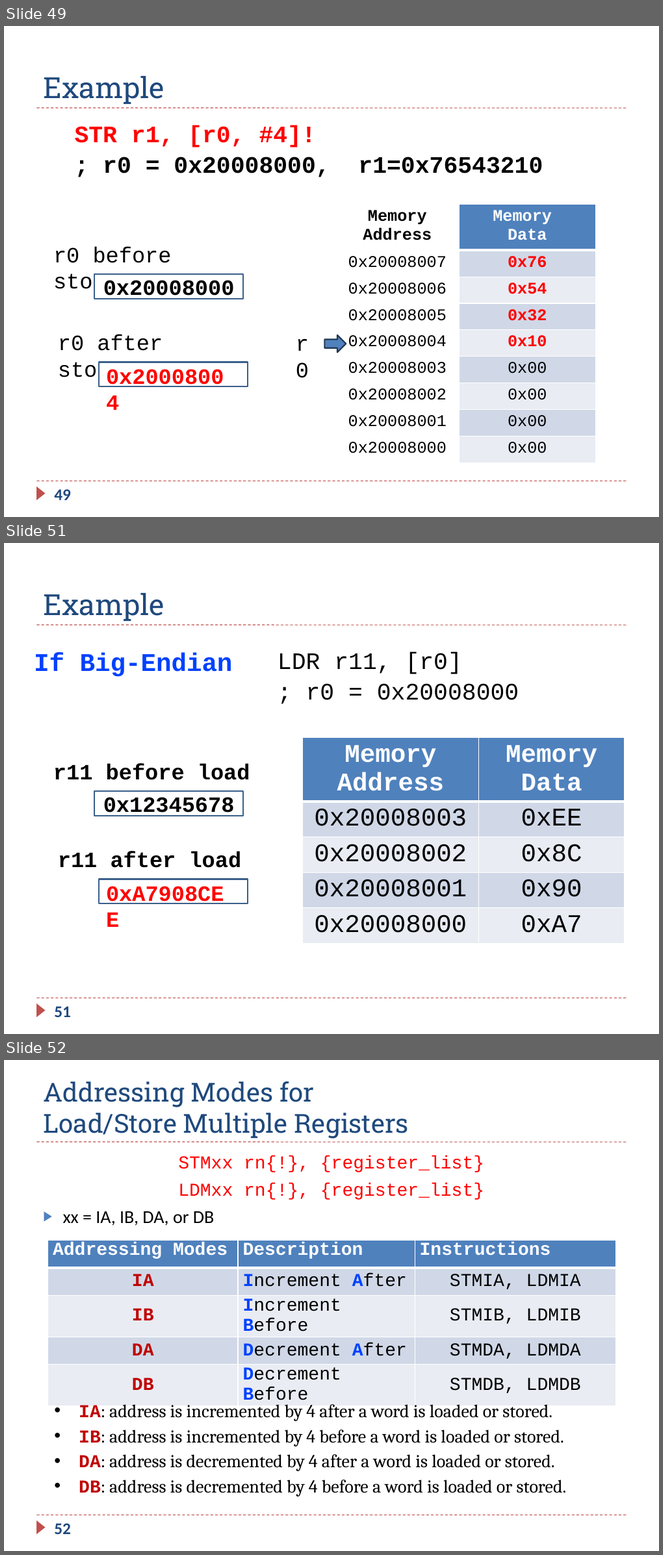
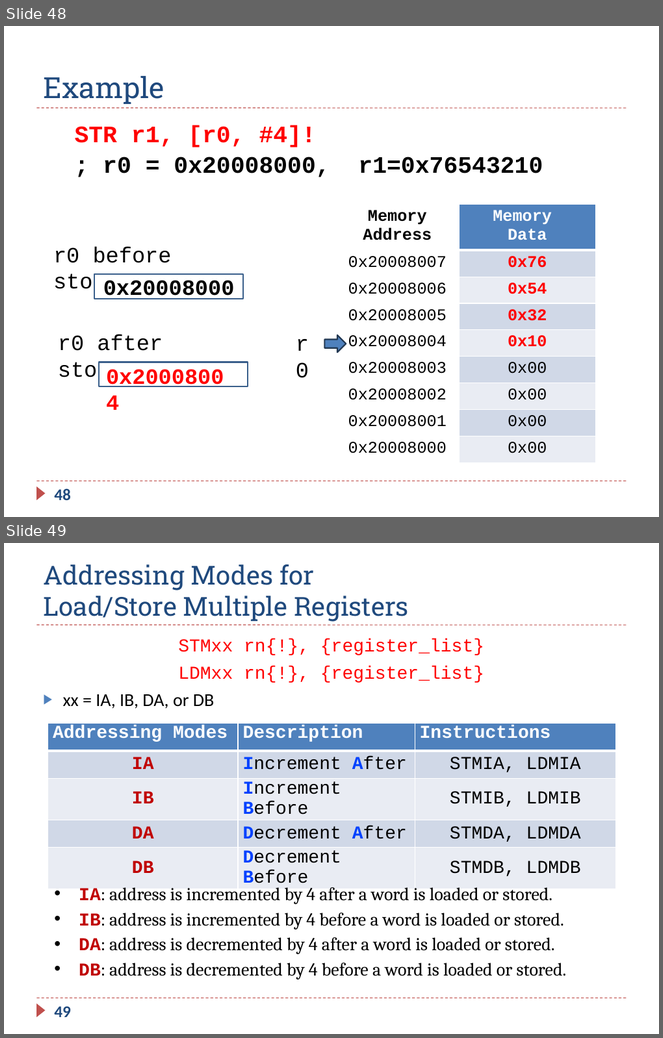
Before and after one commit to guhofstra/CSC111Fa25, a slide deck: PPTs/Ch5 ARM Load Store.pptx. Shown one above the other, each under a label of ours: slides 49, 51 and 52 before the commit, slides 48 and 49 after it; the slides between them are not shown. The pictures are 663x1555 and 663x1038 pixels, drawn with LibreOffice and Linux fonts; fonts in the diff are those of the drawing. Boxes give left, top, right and bottom in pixels: in the first picture for what was removed or moved away, otherwise in the second. Text is boxed around its words. In the diff, an @@ line names an element or a change of style, - is before the commit and + after.

```diff
--- a/PPTs/Ch5 ARM Load Store.pptx
+++ b/PPTs/Ch5 ARM Load Store.pptx
@@ slide 51 removed at [4, 543, 659, 1034], background #FFFFFF; not listed: 3 template elements that a slide beside it also shows @@
@@ title removed at [44, 593, 165, 621] @@
-Example
@@ text removed at [34, 653, 233, 677] @@
-If Big-Endian
@@ text removed at [278, 652, 519, 700] @@
-LDR r11, [r0]
-; r0 = 0x20008000
@@ table removed at [303, 737, 625, 954], 5 rows, 2 columns @@
-Memory Address | Memory Data
-0x20008003 | 0xEE
-0x20008002 | 0x8C
-0x20008001 | 0x90
-0x20008000 | 0xA7
@@ text removed at [53, 763, 250, 780] @@
-r11 before load
@@ rectangle removed at [94, 791, 244, 816] @@
-0x12345678
@@ text removed at [58, 852, 242, 868] @@
-r11 after load
@@ rectangle removed at [99, 879, 248, 904] @@
@@ text removed at [100, 876, 235, 909] @@
-0xA7908CEE
@@ page number removed at [54, 1006, 71, 1017] @@
-51
@@ what was slide 49 is now slide 48 @@
@@ page number at [54, 489, 71, 500]: text changed @@
-49
+48
@@ what was slide 52 is now slide 49 @@
@@ page number at [54, 1006, 71, 1017]: text changed @@
-52
+49
```
Also in this commit, not shown: 18 slides changed, 4 other slides removed, 12 other files.
